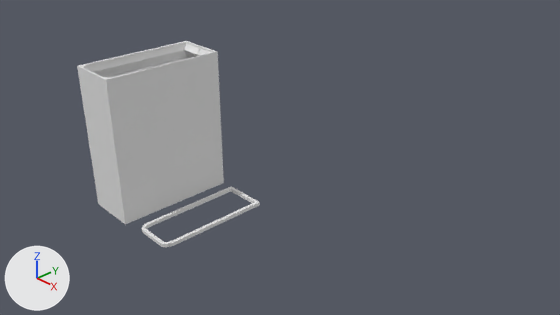
A saved change to the Blender file corridor_joiner.blend.
Before and after are seen from the file's camera 'Camera'. Arrows for +X, +Y and +Z are at lower left; the lights stay in place.

The scene before the commit, as lines of its bpy script (objects in view):
```python
me_cube_000 = bpy.data.meshes.new('Cube.000')
me_cube_000.from_pydata(...)  # 60 vertices, 60 faces; spans x -0.52..0.29, y -0.42..-0.36, z -0.01..1.94
me_cube_003 = bpy.data.meshes.new('Cube.003')
me_cube_003.from_pydata(...)  # 398 vertices, 367 faces; spans x -0.55..0.31, y -0.54..1.06, z -0.03..1.95
ob_corridor_joiner_mould = bpy.data.objects.new('Corridor Joiner Mould', me_cube_003)
ob_corridor_joiner_mould.location = (-0.458, -0.721, 0.904)
ob_corridor_joiner_mould.rotation_euler = (1.571, 0.0, 0.0)  # degrees (90, 0, 0)
ob_corridor_joiner_mould.scale = (1.0, 1.5, 1.0)
_m = ob_corridor_joiner_mould.modifiers.new('Subsurf', 'SUBSURF')
_m.levels = 4
_m.render_levels = 4
ob_corridor_joiner_rib = bpy.data.objects.new('Corridor Joiner Rib', me_cube_000)
ob_corridor_joiner_rib.location = (0.595, -0.74, 0.513)
ob_corridor_joiner_rib.rotation_euler = (1.571, 0.0, 0.0)  # degrees (90, 0, 0)
ob_corridor_joiner_rib.scale = (0.92, 1.0, 0.96)
_m = ob_corridor_joiner_rib.modifiers.new('Subsurf', 'SUBSURF')
_m.levels = 4
_m.render_levels = 4
```
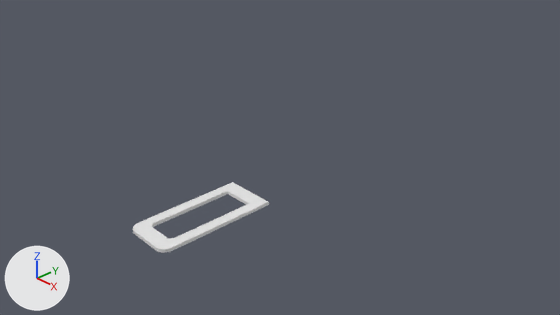
Commit message: Update corridor joiner and corridor joiner doorway dimensions.

Boxes [x1, y1, x2, y2] around the edits, measured in the pictures (560 x 315 px):
'Corridor Joiner Mould', deleted: before [77, 41, 224, 224]
'Corridor Joiner Rib', reshaped, moved (15% wider, 16% taller): before [142, 186, 260, 247]; after [133, 182, 269, 253]

What changed in the scene script:
```text
Change me_cube_000:
    used by ob_corridor_joiner_rib; location = (0.595, -0.74, 0.513); rotation_euler = (1.571, 0.0, 0.0), in degrees (90, 0, 0); scale = (0.92, 1.0, 0.96)
    remove me_cube_000.from_pydata(...)  # 60 vertices, 60 faces; spans x -0.52..0.29, y -0.42..-0.36, z -0.01..1.94
    add me_cube_000.from_pydata(...)  # 60 vertices, 60 faces; spans x -0.51..0.51, y -0.03..0.03, z -1.07..1.11
    me_cube_000 part 1: 60 of 60 vertices moved; they spanned x -0.52..0.29, y -0.42..-0.36, z -0.01..1.94 and now span x -0.51..0.51, y -0.03..0.03, z -1.07..1.11; mean shift (0.11, 0.39, -0.94); largest move (0.29, -0.42, -0.01) -> (0.51, -0.03, -1.07)
Remove ob_corridor_joiner_mould:
    ob_corridor_joiner_mould = bpy.data.objects.new('Corridor Joiner Mould', me_cube_003)
    ob_corridor_joiner_mould.location = (-0.458, -0.721, 0.904)
    ob_corridor_joiner_mould.rotation_euler = (1.571, 0.0, 0.0)  # degrees (90, 0, 0)
    ob_corridor_joiner_mould.scale = (1.0, 1.5, 1.0)
    _m = ob_corridor_joiner_mould.modifiers.new('Subsurf', 'SUBSURF')
    _m.levels = 4
    _m.render_levels = 4
Change ob_corridor_joiner_rib:
    ob_corridor_joiner_rib.location: (0.595, -0.74, 0.513) -> (0.491, -1.645, 0.122)
```
